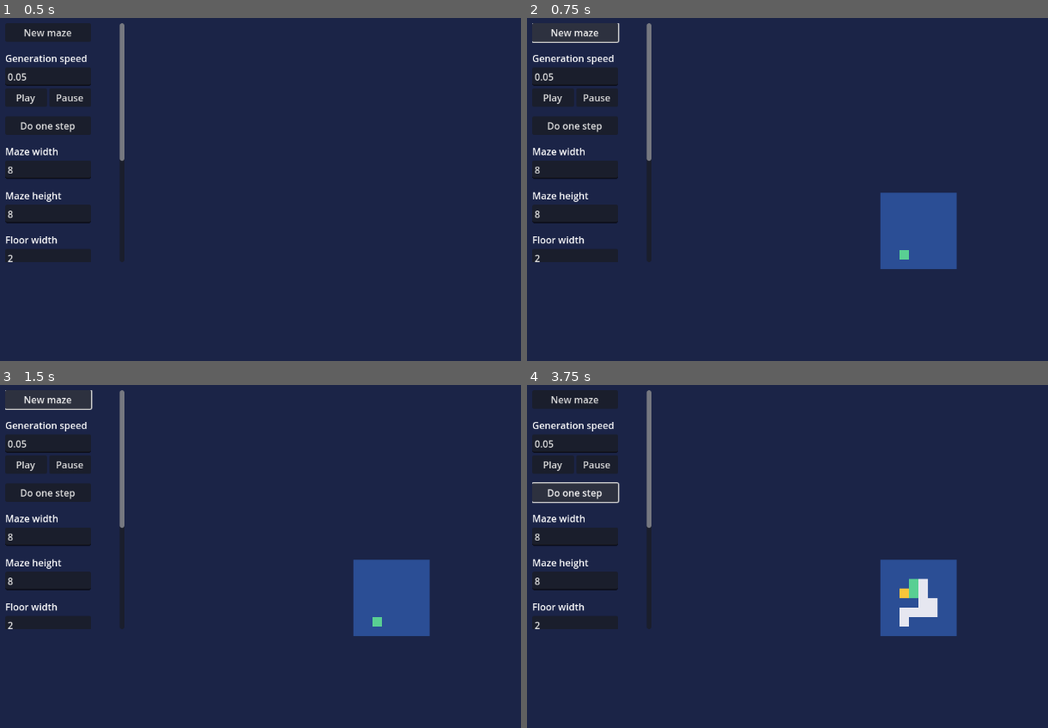
Above: before the commit, frames 1-4 (two rows, left to right).
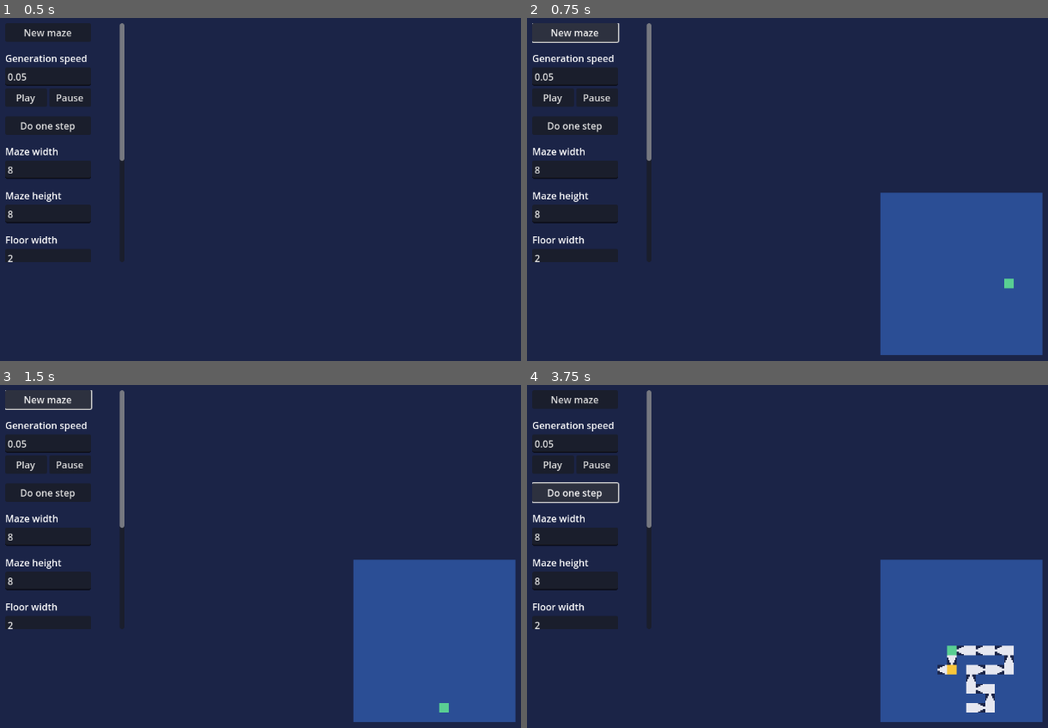
Above: after the commit, the same moments.

Repository: Kobefir/maze-generation
Game: Godot game, scene res://world.tscn
Same seed, same stepped clock (60 frames per second), same inputs: the game is played once before the commit and once after it.
Inputs:
- Up to frame 1 (0.5 s): no input
- Up to frame 2 (0.75 s): click "New maze" at 0.5 s
- Up to frame 3 (1.5 s): click "New maze" at 1.25 s
- Up to frame 4 (3.75 s): click "Play" at 2 s; click "Play" at 2.75 s; click "Do one step" at 3.5 s

Frame 1 is identical in both runs. In frame 2, 12% of the frame differs, in the area x 67-100%, y 50-99%; in frame 3, 12%; in frame 4, 12%.

Commit message:
Implemented map cell connectivity

Diff:
--- a/cellular_automata.gd
+++ b/cellular_automata.gd
@@ -10,9 +10,7 @@
 @export var floor_thickness: int = 1
 @export var branch_probability: int = 5 # Percent chance of branching
 @export var turn_probability: int = 10 # Percent chance of changing path direction
-
 @export var update_frequency: float = 0.05 # Number of seconds between _step_generation() calls
-
 
 var maze: Dictionary[Vector2i, Cell]
 var rng: RandomNumberGenerator
@@ -50,14 +48,9 @@
 	SignalBus.update_speed_changed.connect(_on_update_speed_changed)
 	SignalBus.maze_paused.connect(_on_maze_paused)
 	SignalBus.maze_played.connect(_on_maze_played)
+	SignalBus.maze_complete.connect(_on_maze_complete)
 
 	rng = RandomNumberGenerator.new()
-
-	# Set the RandomNumberGenerator's seed if one was chosen by the player
-	if rng_seed != -1:
-		rng.seed = rng_seed
-
-	rng_initial_state = rng.state
 
 func _physics_process(delta: float) -> void:
 	if not is_maze_paused:
@@ -68,12 +61,20 @@
 
 func _on_new_maze(params: Dictionary[StringName, int]) -> void:
 	# Assign the maze parameters to this node
-	for prop in params.keys():
-		set(prop, params[prop])
-
+	for prop in params.keys(): set(prop, params[prop])
+
+	# Reset maze TileMapLayer and properties
 	clear_maze()
-	pick_start_seed()
+	seed_cells.clear()
+	branchable_connected_cells.clear()
+	connected_cell_count = 0
 	is_maze_paused = true
+
+	# Pick a random RandomNumberGenerator seed if there's no user-input seed
+	if rng_seed == -1: rng.randomize()
+	else: rng.seed = rng_seed
+	rng_initial_state = rng.state
+	pick_first_seed_cell()
 
 # Pause or resume maze generation
 func toggle_pause() -> void:
@@ -96,13 +97,13 @@
 			coords.x = x
 			coords.y = y
 			new_maze[coords] = Cell.new()
-			SignalBus.update_cell.emit(coords, CellState.DISCONNECTED)
+			SignalBus.update_cell.emit(coords, CellState.DISCONNECTED, -1)
 
 	maze = new_maze
 	connected_cell_count = 0
 
 # Set a random cell in the maze to the seed state
-func pick_start_seed() -> void:
+func pick_first_seed_cell() -> void:
 	var rand_x: int = rng.randi_range(0, (maze_width - 1))
 	var rand_y: int = rng.randi_range(0, (maze_height - 1))
 	var rand_coords := Vector2i(rand_x, rand_y)
@@ -129,7 +130,7 @@
 				is_maze_paused = true
 
 	maze[coords].state = new_state
-	SignalBus.update_cell.emit(coords, new_state)
+	SignalBus.update_cell.emit(coords, new_state, maze[coords].invite_vector)
 
 # Return an array of DIRECTIONS to disconnected neighbour cells from coords
 func find_disconnected_neighbours(coords: Vector2i) -> Array[int]:
--- a/map.gd
+++ b/map.gd
@@ -18,22 +18,58 @@
 	SignalBus.new_maze.connect(_on_new_maze)
 
 func _on_update_cell(cell_coords: Vector2i,
-		new_state: CellularAutomata.CellState) -> void:
+		new_state: CellularAutomata.CellState, invite_vector: int) -> void:
 	var new_tile: Vector2i
+	# Translate maze coordinates to map coordinates
+	# (map has a space between each cell)
+	var map_coords: Vector2i = cell_coords
+	map_coords.x = (map_coords.x * 2) + 1
+	map_coords.y = (map_coords.y * 2) + 1
+
 	match new_state:
 		CellularAutomata.CellState.DISCONNECTED:
 			new_tile = DISCONNECTED
+
 		CellularAutomata.CellState.SEED:
 			new_tile = SEED
+
 		CellularAutomata.CellState.INVITE:
 			new_tile = INVITE
+			# Draw an arrow pointing to the cell's invited child
+			if invite_vector != -1:
+				# Get the corresponding arrow sprite for the invite direction
+				var arrow_tile: Vector2i
+				var arrow_dir: Vector2i
+
+				match invite_vector:
+					0:
+						arrow_tile = ARROW_NORTH
+						arrow_dir = Vector2i.UP
+					1:
+						arrow_tile = ARROW_EAST
+						arrow_dir = Vector2i.RIGHT
+					2:
+						arrow_tile = ARROW_SOUTH
+						arrow_dir = Vector2i.DOWN
+					3:
+						arrow_tile = ARROW_WEST
+						arrow_dir = Vector2i.LEFT
+
+				set_cell(map_coords + arrow_dir, 0, arrow_tile)
+
 		CellularAutomata.CellState.CONNECTED:
 			new_tile = CONNECTED
 
-	set_cell(cell_coords, 0, new_tile)
+	set_cell(map_coords, 0, new_tile)
 
 # UI node most be above the Maze node in the scene tree because
 # nodes execute _on_new_maze in the order they appear in the scene tree
-func _on_new_maze(_params) -> void:
+func _on_new_maze(params) -> void:
 	clear()
-	# Create an empty map of
+	# Create an empty map of all-disconnected cells with one cell of padding
+	var cell_coords: Vector2i
+	for x in range((2 * params[&"maze_width"]) + 1):
+		for y in range((2 * params[&"maze_height"]) + 1):
+			cell_coords.x = x
+			cell_coords.y = y
+			set_cell(cell_coords, 0, DISCONNECTED)
--- a/signal_bus.gd
+++ b/signal_bus.gd
@@ -10,7 +10,8 @@
 signal update_speed_changed(new_speed: float)
 
 @warning_ignore("unused_signal")
-signal update_cell(cell_coords: Vector2i, new_state: CellularAutomata.CellState)
+signal update_cell(cell_coords: Vector2i,
+		new_state: CellularAutomata.CellState, invite_vector: int)
 
 @warning_ignore("unused_signal")
 signal maze_complete()
